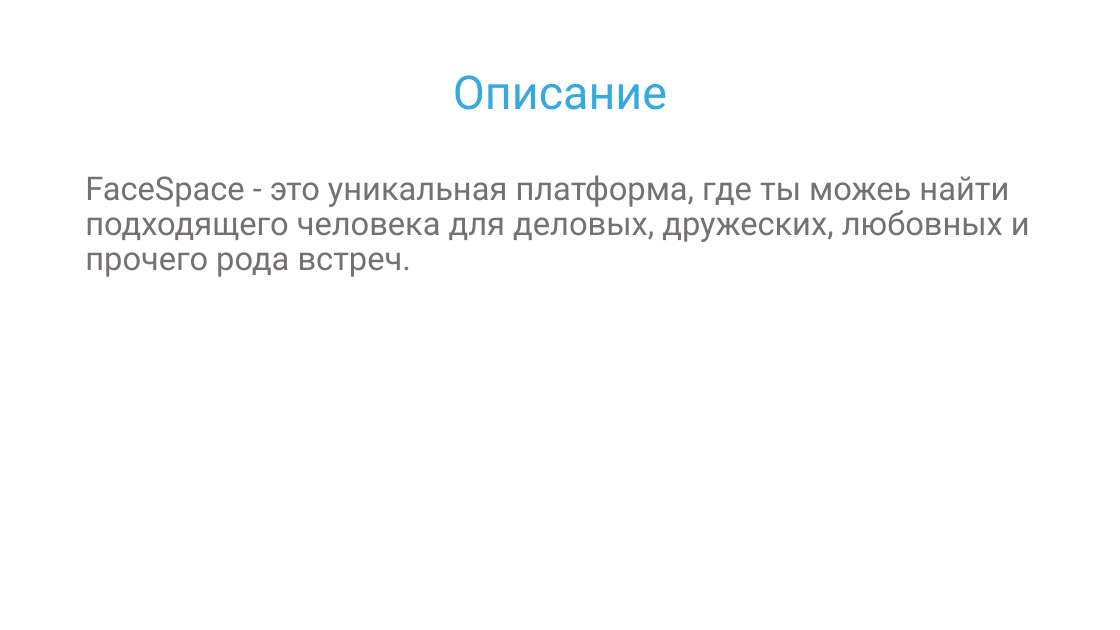
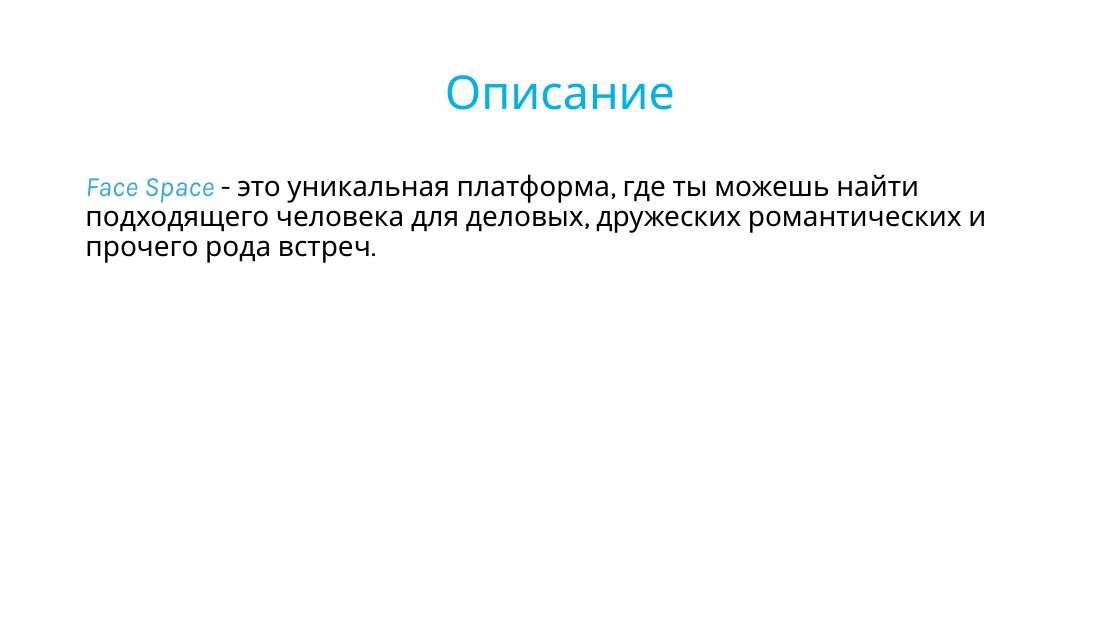
Before and after one commit to IT-novichok/FaceSpace, a slide deck: slide 2 of config/presentation.pptx. Drawn at 1120x630 pixels with LibreOffice and Linux fonts; fonts in the diff are those of the drawing. Boxes give left, top, right and bottom in pixels: in the first picture for what was removed or moved away, otherwise in the second. Text is boxed around its words. In the diff, an @@ line names an element or a change of style, - is before the commit and + after.

```diff
--- a/config/presentation.pptx
+++ b/config/presentation.pptx
@@ title "Описание" at (445, 75, 675, 110): font Roboto to Karla, text colour #36A9E1 to #00B0F0 @@
@@ text at (85, 174, 986, 263): text changed; size 28 to 24 pt; font Roboto to Karla; text colour #767171 to #000000 @@
-FaceSpace - это уникальная платформа, где ты можеь найти подходящего человека для деловых, дружеских, любовных и прочего рода встреч.
+Face Space - это уникальная платформа, где ты можешь найти подходящего человека для деловых, дружеских романтических и прочего рода встреч.
```
Also in this commit, not shown: 1 other slide changed, 7 slides added, 17 other files.
